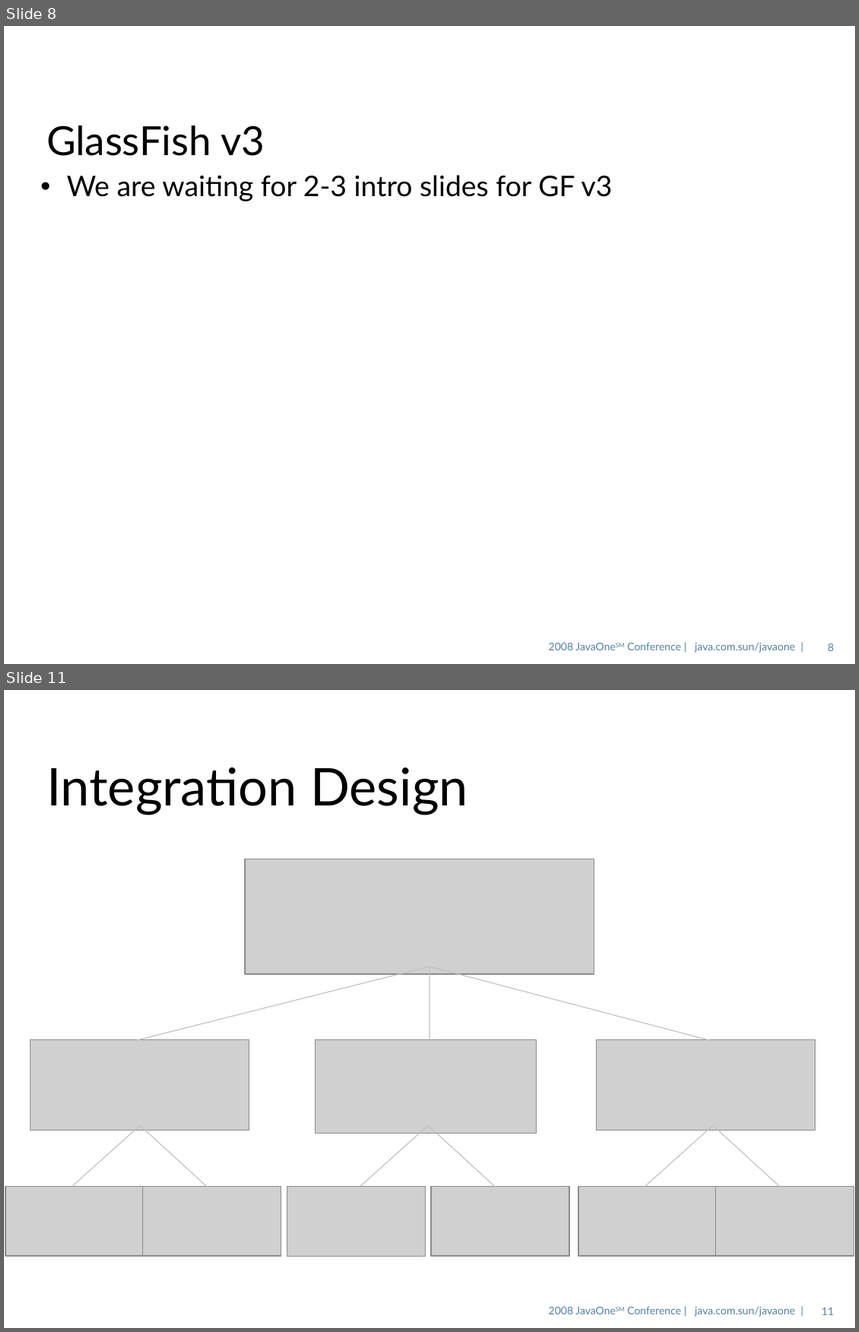
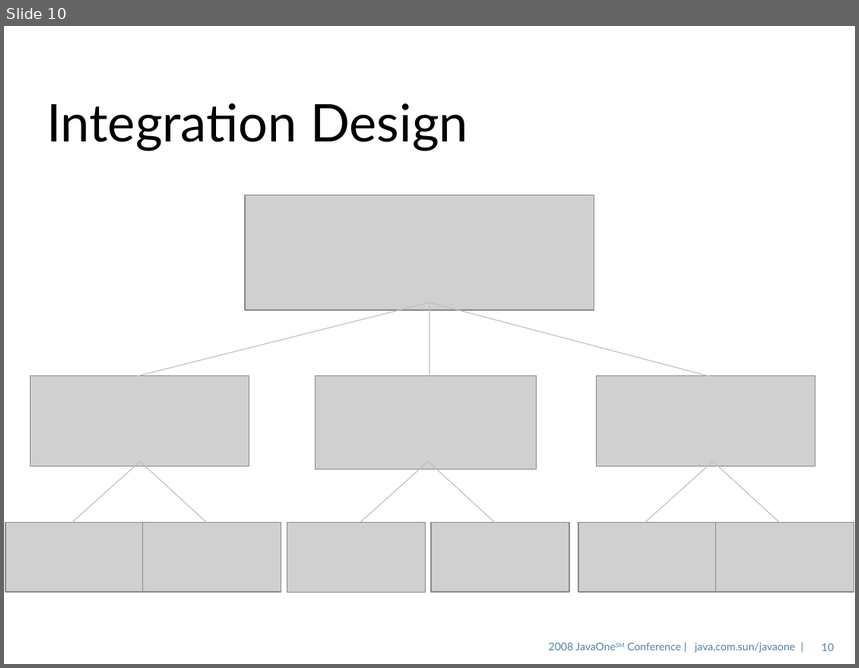
Before and after one commit to javaee/glassfish, a slide deck: v3/admingui/j1plugin/gfplugin/4520_gfplugin.odp. Shown one above the other, each under a label of ours: slides 8 and 11 before the commit, slide 10 after it; the slides between them are not shown. The pictures are 859x1332 and 859x668 pixels, drawn with LibreOffice and Linux fonts; fonts in the diff are those of the drawing; grey boxes stand for pictures; background and template pictures are left out. Boxes give left, top, right and bottom in pixels: in the first picture for what was removed or moved away, otherwise in the second. Text is boxed around its words. In the diff, an @@ line names an element or a change of style, - is before the commit and + after.

Commit message:
remove extra slide #8
svn path=/trunk/; revision=19751

```diff
--- a/v3/admingui/j1plugin/gfplugin/4520_gfplugin.odp
+++ b/v3/admingui/j1plugin/gfplugin/4520_gfplugin.odp
@@ slide 8 removed at [4, 26, 855, 664], background picture (left out); not listed: 2 template elements that a slide beside it also shows @@
@@ title removed at [47, 126, 265, 156] @@
-GlassFish v3
@@ text removed at [67, 175, 613, 202] @@
-• We are waiting for 2-3 intro slides for GF v3
@@ what was slide 11 is now slide 10 @@
@@ page number at [822, 644, 834, 651]: text changed @@
-11
+10
```
Also in this commit, not shown: 10 slides changed.
